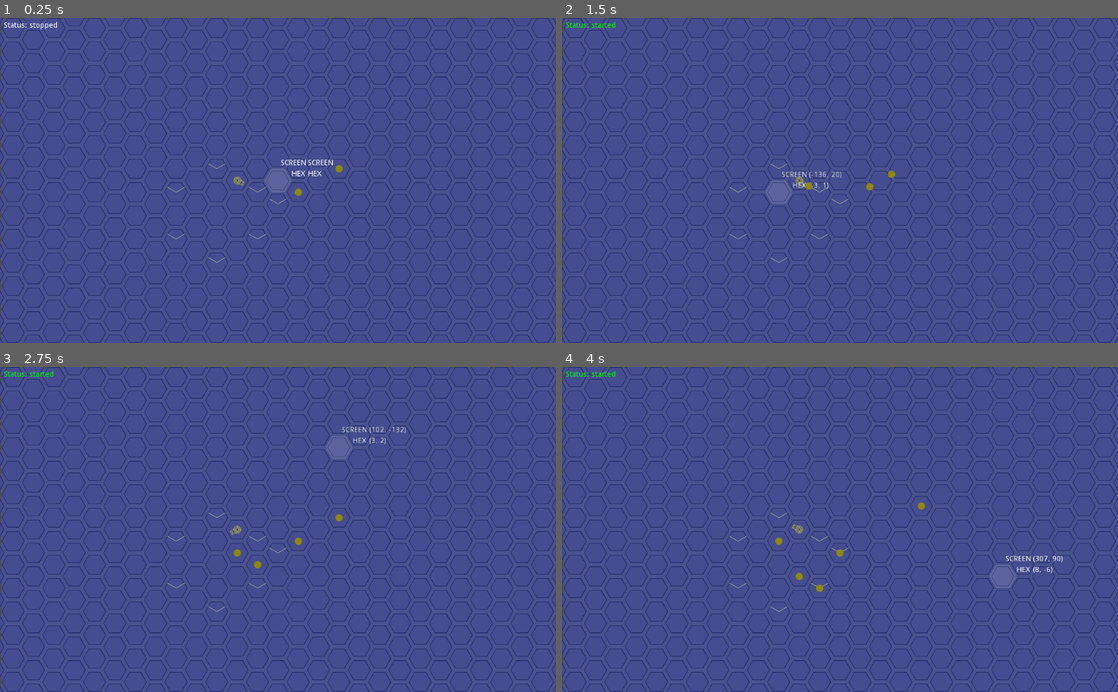
Above: before the commit, frames 1-4 (two rows, left to right).
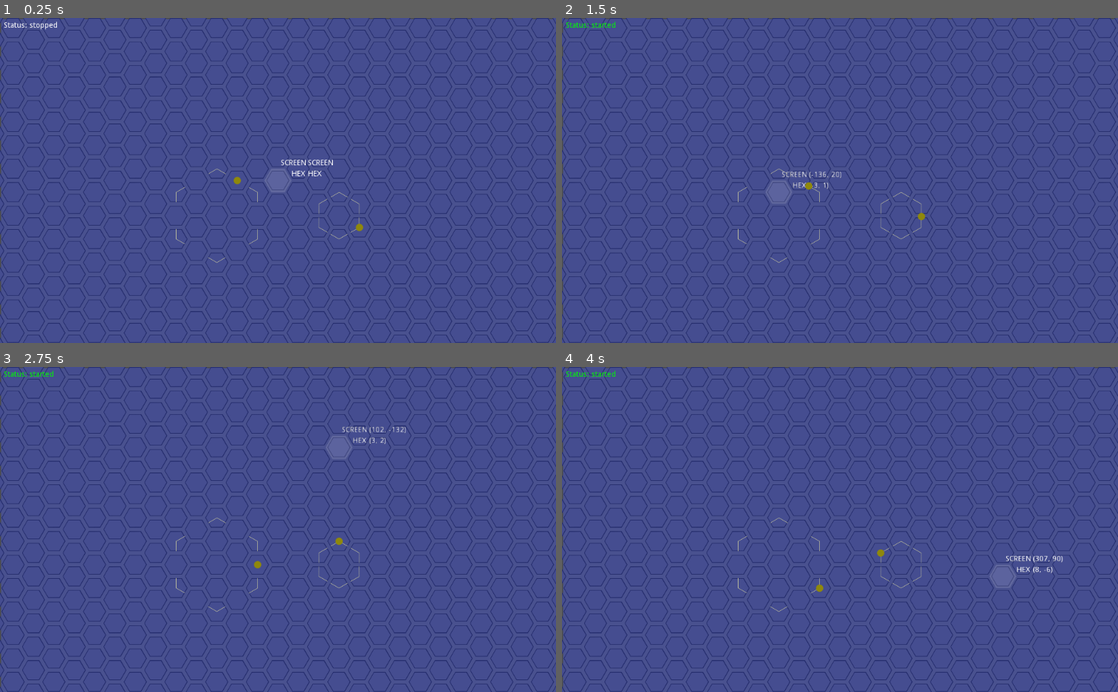
Above: after the commit, the same moments.

Repository: dareludum/ld45
Game: Godot game, scene res://Main.tscn
The game is run twice, just before and just after one commit, with the same random seed, the same clock (stepped at 60 frames per second) and the same inputs.
Inputs (mouse positions are in pixels of both pictures, inside the frame that each line leads up to):
- Up to frame 1 (0.25 s): no input
- Up to frame 2 (1.5 s): tap Enter at 0.5 s; move the mouse to (962, 164) at 0.52 s; click (962, 164) at 0.67 s; tap Space (sim_start_pause) at 1.25 s; drag from (728, 196) to (840, 180) at 1.27 s
- Up to frame 3 (2.75 s): move the mouse to (333, 458) at 2.02 s; click (333, 458) at 2.17 s
- Up to frame 4 (4 s): drag from (812, 594) to (673, 480) at 2.77 s; move the mouse to (1006, 578) at 3.52 s; click (1006, 578) at 3.67 s

The runs differ from the first frame. In frame 1, 0.2% of the frame differs, in the area x 30-66%, y 44-70%; in frame 2, 0.2%; in frame 3, 0.3%; in frame 4, 0.3%, in the area x 30-66%, y 41-70%.

Commit message:
fix mirror rotation and add a circle test

Diff:
--- a/Main.gd
+++ b/Main.gd
@@ -43,13 +43,28 @@
 
 	# TESTING CODE BEGIN
 
-	var source = preload("res://scenes/Source.tscn").instance()
-	source.init(hex_grid, Vector3(-2, 1, 1), HexCell.DIR_SE)
-	$CellHolder.add_child(source)
-
-	var mirror = preload("res://scenes/Mirror.tscn").instance()
-	mirror.init(hex_grid, Vector3(0, -1, 1), HexCell.DIR_SE)
-	$CellHolder.add_child(mirror)
+#	var source = preload("res://scenes/Source.tscn").instance()
+#	source.init(hex_grid, Vector3(-2, 1, 1), HexCell.DIR_SE)
+#	$CellHolder.add_child(source)
+
+#	var mirror = MirrorScene.instance()
+#	mirror.init(hex_grid, Vector3(0, -1, 1), HexCell.DIR_SE)
+#	$CellHolder.add_child(mirror)
+
+	for circle in [  # the ball positions in sim_stop are coupled with this
+			{center = HexCell.DIR_SW * 3, radius = 2},
+			{center = HexCell.DIR_SE * 3, radius = 1},
+		]:
+		var dir = HexCell.DIR_SE
+		var pos = circle.radius * HexCell.DIR_S
+		var i = 0
+		while i < 6:
+			var mirror = MirrorScene.instance()
+			mirror.init(hex_grid, circle.center + pos, dir)
+			$CellHolder.add_child(mirror)
+			pos -= circle.radius * dir
+			dir = mirror.cell.rotate_direction_cw(dir)
+			i += 1
 
 	# TESTING CODE END
 
@@ -96,26 +111,15 @@
 
 	# TESTING CODE BEGIN
 
+	# balls to run around the circle, positions coupled with _ready
 	var offset01 = HexCell.DIR_NE + HexCell.DIR_SE
 	var b0 = Ball1.instance()
-	b0.init(hex_grid, offset01 - HexCell.DIR_NE, HexCell.DIR_NE)
+	b0.init(hex_grid, HexCell.DIR_SW * 3 + HexCell.DIR_NE + HexCell.DIR_N, HexCell.DIR_SE)
 	$BallHolder.add_child(b0)
 
 	var b1 = Ball1.instance()
-	b1.init(hex_grid, offset01 - HexCell.DIR_SW, HexCell.DIR_SW)
+	b1.init(hex_grid, HexCell.DIR_SE * 4, HexCell.DIR_N)
 	$BallHolder.add_child(b1)
-
-	var offset_circle = HexCell.DIR_SW * 3
-	var dir = HexCell.DIR_SE
-	var pos = 2 * HexCell.DIR_S
-	var i = 0
-	while i < 6:
-		var mirror = MirrorScene.instance()
-		mirror.init(hex_grid, offset_circle + pos, dir)
-		$CellHolder.add_child(mirror)
-		pos -= 2 * dir
-		dir = mirror.cell.rotate_direction_cw(dir)
-		i += 1
 
 	# TESTING CODE END
 
@@ -162,6 +166,11 @@
 
 # Main logic function, does one simulation step
 func _game_tick():
+	if state != SimulationState.RUNNING:
+		# no time to debug why this happens
+		tick_timer.stop()
+		return
+
 	# spawn new balls
 	for source in $CellHolder.get_children():
 		if source is Source:
--- a/scripts/Mirror.gd
+++ b/scripts/Mirror.gd
@@ -12,6 +12,7 @@
 		-directions_in[1],
 		-directions_in[0]
 	]
+	self.rotation_degrees = self.cell.direction_to_degrees(self.direction)
 
 
 func balls_entered(balls, main) -> void:
